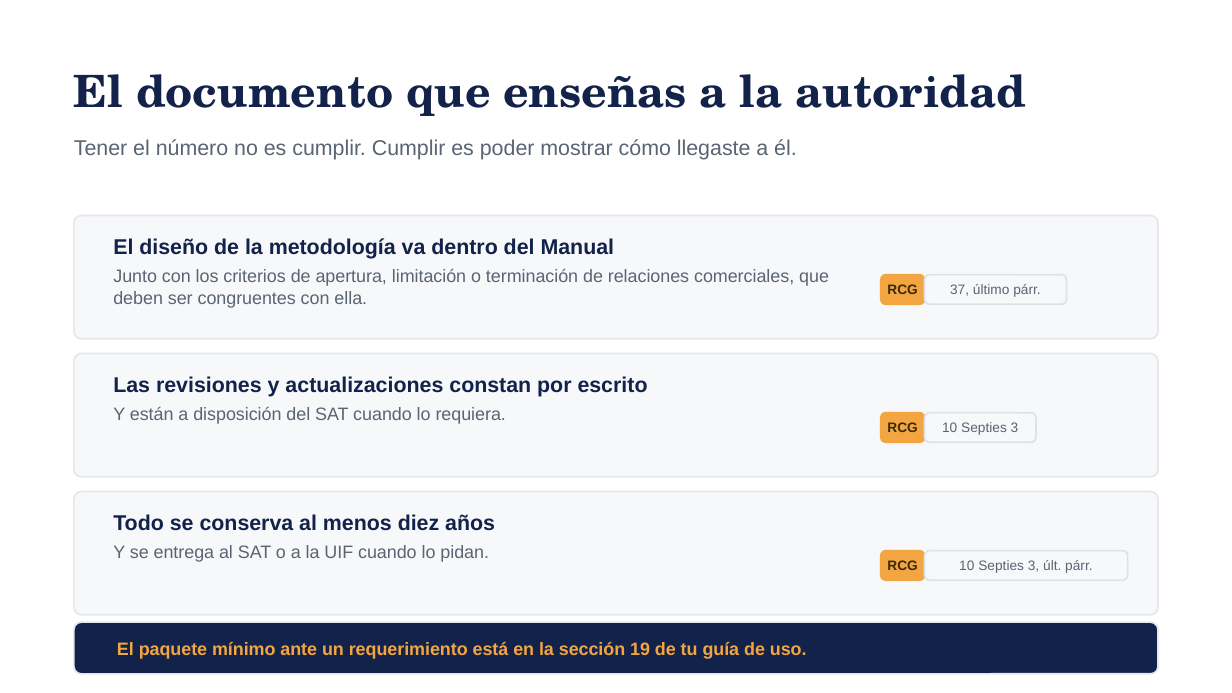
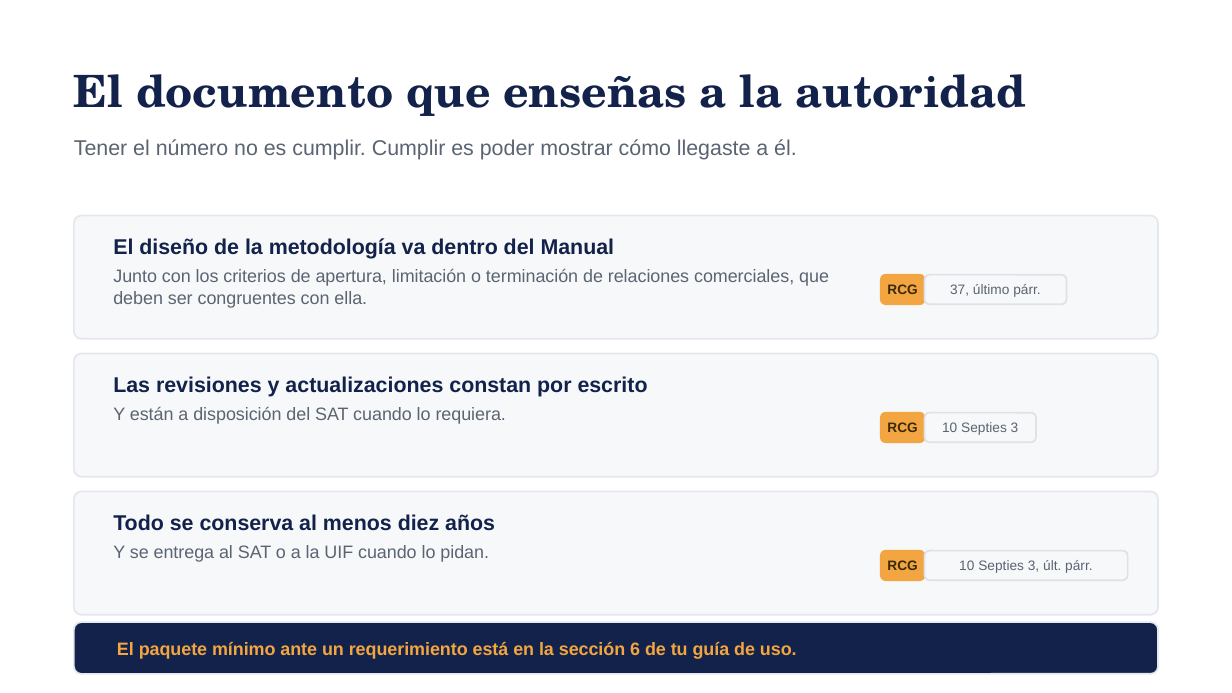
Before and after one commit to maribelvazquez/S01-TAV-IDENTIFICACION, a slide deck: slide 30 of s02/descargables/S02_ALU_01_Presentacion.pptx. Drawn at 1232x693 pixels with LibreOffice and Linux fonts; fonts in the diff are those of the drawing. Boxes give left, top, right and bottom in pixels: in the first picture for what was removed or moved away, otherwise in the second. Text is boxed around its words. In the diff, an @@ line names an element or a change of style, - is before the commit and + after.

```diff
--- a/s02/descargables/S02_ALU_01_Presentacion.pptx
+++ b/s02/descargables/S02_ALU_01_Presentacion.pptx
@@ text at <box>117,642,797,659</box>: text changed @@
-El paquete mínimo ante un requerimiento está en la sección 19 de tu guía de uso.
+El paquete mínimo ante un requerimiento está en la sección 6 de tu guía de uso.
```
Also in this commit, not shown: 9 other slides changed, 18 other files.
